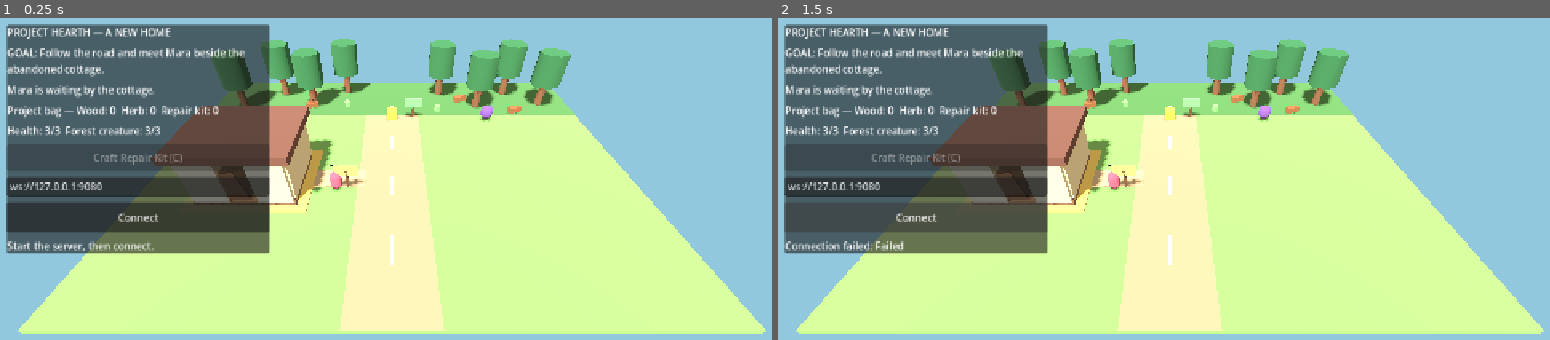
Above: before the commit, frames 1-2 (left to right).
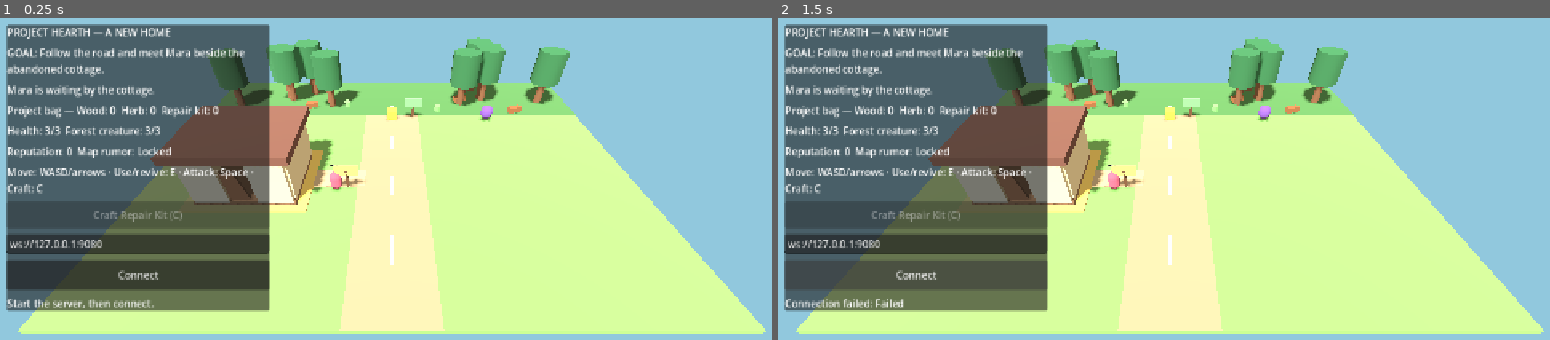
Above: after the commit, the same moments.

Repository: bayajitmohammed/project-hearth
Game: Godot game, scene res://main.tscn
Same seed, same stepped clock (60 frames per second), same inputs: the game is played once before the commit and once after it.
Inputs:
- Up to frame 1 (0.25 s): no input
- Up to frame 2 (1.5 s): tap Enter at 0.5 s; hold D (move_right) 0.53-1.25 s; tap Space (attack) at 0.6 s; tap C (craft) at 0.8 s; click "Connect" at 1.25 s

The runs differ from the first frame. In frame 1, 17% of the frame differs, in the area x 0-74%, y 5-92%; in frame 2, 16%.

Commit message:
Complete Slice 1 persistent world response

Diff:
--- a/scripts/graybox_world.gd
+++ b/scripts/graybox_world.gd
@@ -16,6 +16,7 @@
 	var repair_nodes := _add_repair_markers(root)
 	var repair_result_nodes := _add_repair_results(root)
 	var creature := _add_creature(root)
+	var rumor_marker := _add_rumor_marker(root)
 
 	var supplies := _add_box(
 		root,
@@ -42,6 +43,7 @@
 		"repairs": repair_nodes,
 		"repair_results": repair_result_nodes,
 		"creature": creature,
+		"rumor_marker": rumor_marker,
 	}
 
 
@@ -88,13 +90,13 @@
 
 
 static func _add_forest_edge(root: Node3D) -> void:
-	var tree_positions := [
-		Vector3(-15.0, 0.0, -9.0), Vector3(-11.5, 0.0, -12.0), Vector3(-8.0, 0.0, -9.5),
-		Vector3(-4.8, 0.0, -12.5), Vector3(5.0, 0.0, -12.0), Vector3(8.5, 0.0, -9.0),
-		Vector3(12.0, 0.0, -12.2), Vector3(15.0, 0.0, -9.5)
-	]
-	for index: int in tree_positions.size():
-		_add_tree(root, "Tree%d" % index, tree_positions[index])
+	var random := RandomNumberGenerator.new()
+	random.seed = 314159
+	for index: int in 10:
+		var side := -1.0 if index % 2 == 0 else 1.0
+		var x_position := side * random.randf_range(4.5, 15.5)
+		var z_position := random.randf_range(-12.8, -8.7)
+		_add_tree(root, "Tree%d" % index, Vector3(x_position, 0.0, z_position))
 
 
 static func _add_tree(root: Node3D, tree_name: String, tree_position: Vector3) -> void:
@@ -186,6 +188,15 @@
 	creature.material_override = _material(Color("7652a6"))
 	root.add_child(creature)
 	return creature
+
+
+static func _add_rumor_marker(root: Node3D) -> MeshInstance3D:
+	var marker := _add_cylinder(root, "MapRumor", 0.38, 1.5, Vector3(0.0, 0.8, -12.5), Color("62c4d8"), 6)
+	var material := marker.material_override as StandardMaterial3D
+	material.emission_enabled = true
+	material.emission = Color("1a6675")
+	marker.visible = false
+	return marker
 
 
 static func _add_sign(root: Node3D, sign_name: String, sign_position: Vector3, color: Color) -> void:
--- a/scripts/main.gd
+++ b/scripts/main.gd
@@ -20,6 +20,7 @@
 var dialogue_label: Label
 var inventory_label: Label
 var combat_label: Label
+var world_change_label: Label
 var address_input: LineEdit
 var connect_button: Button
 var craft_button: Button
@@ -29,6 +30,7 @@
 var repair_nodes: Dictionary = {}
 var repair_result_nodes: Dictionary = {}
 var creature_node: MeshInstance3D
+var rumor_marker: MeshInstance3D
 
 
 func _ready() -> void:
@@ -185,6 +187,12 @@
 	creature_node.visible = not creature_defeated
 	creature_node.position = snapshot.get("creature_position", WorldStateModel.CREATURE_SPAWN)
 	_update_combat_interface(snapshot, creature_defeated)
+	var rumor_unlocked := bool(snapshot.get("map_rumor_unlocked", false))
+	rumor_marker.visible = rumor_unlocked
+	world_change_label.text = "Reputation: %d  Map rumor: %s" % [
+		int(snapshot.get("reputation", 0)),
+		"Old Stone Ruins beyond the northern trail" if rumor_unlocked else "Locked",
+	]
 
 
 func _start_server(port: int) -> void:
@@ -262,6 +270,8 @@
 		"creature_position": world_state.creature_position,
 		"creature_health": world_state.creature_health,
 		"creature_defeated": world_state.creature_defeated,
+		"reputation": world_state.reputation,
+		"map_rumor_unlocked": world_state.map_rumor_unlocked,
 	}
 
 
@@ -317,6 +327,7 @@
 	repair_nodes = world_nodes["repairs"]
 	repair_result_nodes = world_nodes["repair_results"]
 	creature_node = world_nodes["creature"]
+	rumor_marker = world_nodes["rumor_marker"]
 
 
 func _build_interface() -> void:
@@ -354,6 +365,14 @@
 	combat_label = Label.new()
 	combat_label.text = "Health: 3/3  Forest creature: 3/3"
 	content.add_child(combat_label)
+	world_change_label = Label.new()
+	world_change_label.text = "Reputation: 0  Map rumor: Locked"
+	world_change_label.autowrap_mode = TextServer.AUTOWRAP_WORD_SMART
+	content.add_child(world_change_label)
+	var controls_hint := Label.new()
+	controls_hint.text = "Move: WASD/arrows · Use/revive: E · Attack: Space · Craft: C"
+	controls_hint.autowrap_mode = TextServer.AUTOWRAP_WORD_SMART
+	content.add_child(controls_hint)
 	craft_button = Button.new()
 	craft_button.text = "Craft Repair Kit (C)"
 	craft_button.custom_minimum_size.y = 42.0
--- a/scripts/world_state.gd
+++ b/scripts/world_state.gd
@@ -42,6 +42,8 @@
 var creature_health := CREATURE_MAX_HEALTH
 var creature_defeated := false
 var creature_attack_cooldown := 0.0
+var reputation := 0
+var map_rumor_unlocked := false
 
 
 func register_player(player_token: String) -> Vector3:
@@ -129,6 +131,8 @@
 			if _all_repairs_complete():
 				materials["repair_kit"] = 0
 				quest_stage = "home_repaired"
+				reputation = 1
+				map_rumor_unlocked = true
 			return true
 	return false
 
@@ -213,7 +217,7 @@
 		var position: Vector3 = positions[player_token]
 		encoded_positions[player_token] = [position.x, position.y, position.z]
 	return {
-		"version": 2,
+		"version": 3,
 		"collectible_collected": collectible_collected,
 		"quest_stage": quest_stage,
 		"materials": materials.duplicate(),
@@ -224,6 +228,8 @@
 		"creature_position": [creature_position.x, creature_position.y, creature_position.z],
 		"creature_health": creature_health,
 		"creature_defeated": creature_defeated,
+		"reputation": reputation,
+		"map_rumor_unlocked": map_rumor_unlocked,
 		"positions": encoded_positions,
 	}
 
@@ -253,6 +259,8 @@
 		creature_position = CREATURE_SPAWN
 	creature_health = int(data.get("creature_health", CREATURE_MAX_HEALTH))
 	creature_defeated = bool(data.get("creature_defeated", false))
+	reputation = int(data.get("reputation", 1 if quest_stage == "home_repaired" else 0))
+	map_rumor_unlocked = bool(data.get("map_rumor_unlocked", quest_stage == "home_repaired"))
 	positions.clear()
 	var encoded_positions: Dictionary = data.get("positions", {})
 	for player_token: String in encoded_positions:
--- a/tests/test_world_state.gd
+++ b/tests/test_world_state.gd
@@ -38,6 +38,8 @@
 		assert(state.try_repair_cottage("player-a"))
 	assert(state.quest_stage == "home_repaired")
 	assert(state.materials["repair_kit"] == 0)
+	assert(state.reputation == 1)
+	assert(state.map_rumor_unlocked)
 
 	var restored := WorldStateModel.new()
 	restored.load_dictionary(state.to_dictionary())
@@ -45,6 +47,8 @@
 	assert(restored.quest_stage == "home_repaired")
 	assert(restored.gathered_resources.size() == 3)
 	assert(restored.repaired_parts.values().all(func(value: bool) -> bool: return value))
+	assert(restored.reputation == 1)
+	assert(restored.map_rumor_unlocked)
 	assert(restored.register_player("player-a") == state.positions["player-a"])
 
 	var combat_state := WorldStateModel.new()
Not shown, changed: AGENTS.md
Not shown, changed: README.md
